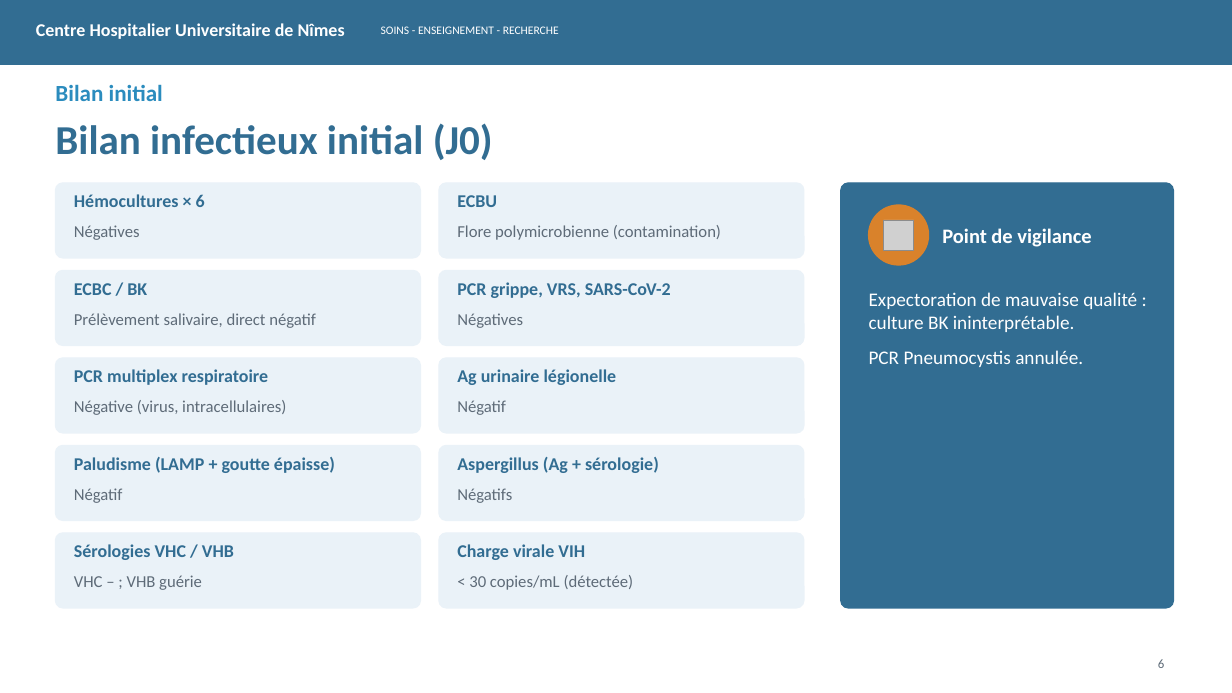
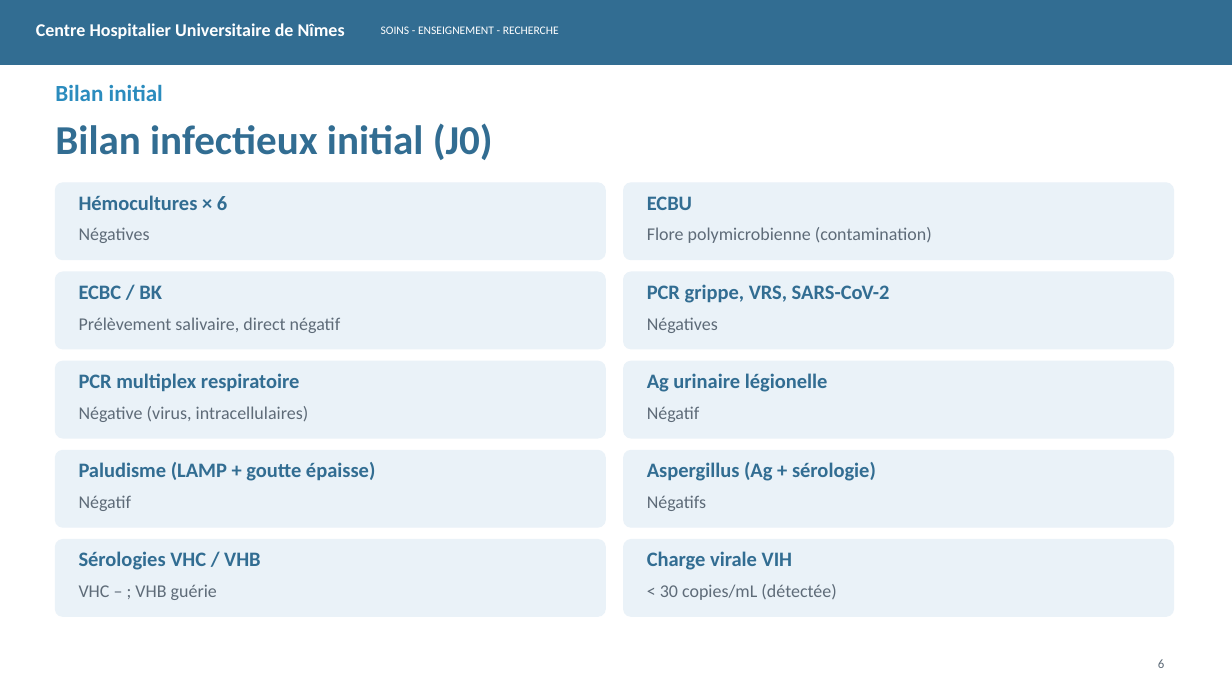
Before and after one commit to Gogo30123/reanimation-prescription, a slide deck: slide 6 of cas-clinique-sam-hodgkin/Cas_clinique_SAM_Hodgkin_CHU.pptx. Drawn at 1232x693 pixels with LibreOffice and Linux fonts; fonts in the diff are those of the drawing; grey boxes stand for pictures; background and template pictures are left out. Boxes give left, top, right and bottom in pixels: in the first picture for what was removed or moved away, otherwise in the second. Text is boxed around its words. In the diff, an @@ line names an element or a change of style, - is before the commit and + after.

```diff
--- a/cas-clinique-sam-hodgkin/Cas_clinique_SAM_Hodgkin_CHU.pptx
+++ b/cas-clinique-sam-hodgkin/Cas_clinique_SAM_Hodgkin_CHU.pptx
@@ rounded rectangle: place and size @@
-rounded rectangle at [55, 183, 421, 258]
+rounded rectangle at [55, 183, 605, 260]
@@ rounded rectangle: place and size @@
-rounded rectangle at [439, 183, 804, 258]
+rounded rectangle at [624, 183, 1174, 260]
@@ text "ECBU": place and size @@
-text "ECBU" at [457, 195, 497, 207]
+text "ECBU" at [647, 196, 692, 210]
@@ rounded rectangle removed at [841, 183, 1174, 608] @@
@@ ellipse removed at [869, 205, 929, 265] @@
@@ text "Flore polymicrobienne (contamination)": place and size @@
-text "Flore polymicrobienne (contamination)" at [457, 225, 721, 240]
+text "Flore polymicrobienne (contamination)" at [647, 227, 932, 243]
@@ picture removed at [884, 220, 914, 250] @@
@@ text removed at [942, 228, 1091, 247] @@
-Point de vigilance
@@ rounded rectangle: place and size @@
-rounded rectangle at [55, 271, 421, 346]
+rounded rectangle at [55, 272, 605, 348]
@@ rounded rectangle: place and size @@
-rounded rectangle at [439, 271, 804, 346]
+rounded rectangle at [624, 272, 1174, 348]
@@ text "PCR grippe, VRS, SARS-CoV-2": place and size @@
-text "PCR grippe, VRS, SARS-CoV-2" at [457, 282, 671, 298]
+text "PCR grippe, VRS, SARS-CoV-2" at [647, 284, 890, 303]
@@ text removed at [869, 292, 1137, 367] @@
-Expectoration de mauvaise qualité : culture BK ininterprétable.
-PCR Pneumocystis annulée.
@@ text "Négatives": place and size @@
-text "Négatives" at [457, 313, 523, 328]
+text "Négatives" at [647, 317, 718, 333]
@@ rounded rectangle: place and size @@
-rounded rectangle at [55, 358, 421, 433]
+rounded rectangle at [55, 361, 605, 438]
@@ rounded rectangle: place and size @@
-rounded rectangle at [439, 358, 804, 433]
+rounded rectangle at [624, 361, 1174, 438]
@@ text "Ag urinaire légionelle": place and size @@
-text "Ag urinaire légionelle" at [457, 369, 617, 385]
+text "Ag urinaire légionelle" at [647, 373, 828, 392]
@@ text "Négatif": place and size @@
-text "Négatif" at [457, 400, 506, 415]
+text "Négatif" at [647, 406, 700, 422]
@@ rounded rectangle: place and size @@
-rounded rectangle at [55, 445, 421, 520]
+rounded rectangle at [55, 450, 605, 527]
@@ rounded rectangle: place and size @@
-rounded rectangle at [439, 445, 804, 520]
+rounded rectangle at [624, 450, 1174, 527]
@@ text "Aspergillus (Ag + sérologie)": place and size @@
-text "Aspergillus (Ag + sérologie)" at [457, 457, 659, 473]
+text "Aspergillus (Ag + sérologie)" at [647, 462, 876, 481]
@@ text "Négatif": place and size @@
-text "Négatif" at [74, 488, 123, 503]
+text "Négatif" at [79, 495, 132, 511]
@@ text "Négatifs": place and size @@
-text "Négatifs" at [457, 488, 512, 503]
+text "Négatifs" at [647, 495, 706, 511]
@@ rounded rectangle: place and size @@
-rounded rectangle at [55, 533, 421, 608]
+rounded rectangle at [55, 540, 605, 616]
@@ proportions changed in 10 elements at [55, 183, 605, 260], [55, 272, 605, 348], [55, 361, 605, 438], [55, 450, 605, 527], [55, 540, 605, 616], [624, 183, 1174, 260], [624, 272, 1174, 348], [624, 361, 1174, 438], [624, 450, 1174, 527], [624, 540, 1174, 616] @@
@@ rounded rectangle: place and size @@
-rounded rectangle at [439, 533, 804, 608]
+rounded rectangle at [624, 540, 1174, 616]
@@ size 14 to 16 pt in 10 elements at [79, 195, 227, 210], [79, 285, 162, 299], [79, 373, 300, 392], [79, 462, 375, 481], [79, 551, 260, 570], [647, 196, 692, 210], [647, 284, 890, 303], [647, 373, 828, 392], [647, 462, 876, 481], [647, 551, 792, 570] @@
@@ text "Charge virale VIH": place and size @@
-text "Charge virale VIH" at [457, 544, 585, 560]
+text "Charge virale VIH" at [647, 551, 792, 570]
@@ text "VHC – ; VHB guérie": place and size @@
-text "VHC – ; VHB guérie" at [74, 575, 202, 590]
+text "VHC – ; VHB guérie" at [79, 585, 217, 600]
@@ size 13 to 14 pt in 10 elements at [79, 227, 150, 243], [79, 317, 341, 333], [79, 406, 309, 422], [79, 495, 132, 511], [79, 585, 217, 600], [647, 227, 932, 243], [647, 317, 718, 333], [647, 406, 700, 422], [647, 495, 706, 511], [660, 584, 836, 600] @@
@@ text "< 30 copies/mL (détectée)": place and size @@
-text "< 30 copies/mL (détectée)" at [469, 575, 634, 590]
+text "< 30 copies/mL (détectée)" at [660, 584, 836, 600]
```
Also in this commit, not shown: 1 other file.
